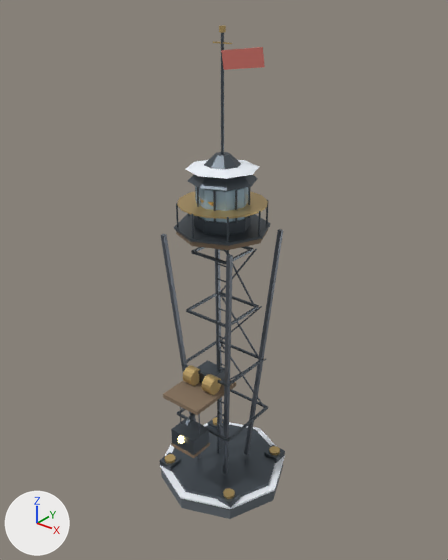
An edit to the glTF model models/beacon.glb, drawn before and after from the same camera.
Rendered twice from a 50 mm camera at (12.23, -15.21, 18.17) aimed at (-0.02, 0.11, 8.67). Every picture has the same lights, and +X, +Y and +Z are marked at lower left. The first picture is the older version. Vertices at exactly the same position are counted once.

In view in the first picture: 'Beacon_Building'.
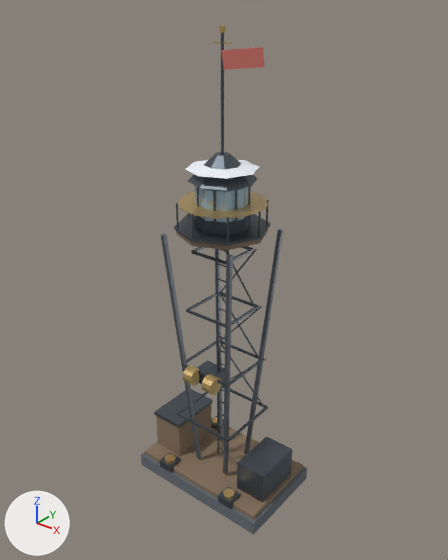
Commit message: feat(models): rebuild 11 1/2/3-slot multi-bay Frostpunk building glb models (v1.8.2)

Boxes (x1, y1, x2, y2) around the edits, measured in the pictures (448 x 560 px; the box of a moved part takes in the faces that stretch with it):
'Beacon_Building', reshaped (33% wider)
    before: (160, 25, 285, 519)
    after: (141, 25, 307, 534)
part 1 of me_柱体, added
    after: (154, 389, 213, 428)
part 2 of me_柱体, added
    after: (237, 436, 292, 503)
part 3 of me_柱体, added (brown)
    after: (145, 418, 303, 520)
part 4 of me_柱体, added (brown)
    after: (156, 404, 212, 456)
part 5 of me_柱体, added
    after: (141, 452, 307, 534)
part 6 of me_柱体, deleted
    before: (161, 407, 283, 519)
part 7 of me_柱体, moved or reshaped
    before: (163, 347, 236, 415)
    after: (182, 347, 224, 395)
part 8 of me_柱体, reshaped
    before: (160, 422, 285, 509)
    after: (160, 447, 233, 509)

Edits to the bpy script that builds the scene:
```text
Change me_柱体:
    used by ob_beacon_building; location = (0.0, 0.0, 0.0)
    remove me_柱体.from_pydata(...)  # 1328 vertices, 2276 faces; spans x -2.5..2.5, y -2.5..2.5, z 0.0..16.9
    add me_柱体.from_pydata(...)  # 1216 vertices, 2068 faces; spans x -2.9..2.9, y -1.8..1.8, z 0.0..16.9
    me_柱体 part 1: a new loose piece, a box spanning x -2.72..-1.38, y -1.05..1.05, z 2.21..2.35, in mat_iron_heavy (dark grey #596169)
    me_柱体 part 2: a new loose piece, a box spanning x 1.4..2.7, y -0.9..1.0, z 0.7..2.0, in mat_iron_heavy (dark grey #596169)
    me_柱体 part 3: a new loose piece, a box spanning x -2.76..2.76, y -1.68..1.68, z 0.55..0.73, in mat_timber_platform (brown #86735d)
    me_柱体 part 4: a new loose piece, a box spanning x -2.7..-1.4, y -1.0..1.0, z 0.7..2.2, in mat_timber_platform (brown #86735d)
    me_柱体 part 5: a new loose piece, a box spanning x -2.88..2.88, y -1.8..1.8, z 0.0..0.55, in mat_cliff_stone (grey #656c73)
    me_柱体 part 6: 8 loose pieces with 88 vertices, spanning x -2.5..2.5, y -2.5..2.5, z 0.0..4.8, are deleted
    me_柱体 part 7: 2 vertices moved from x 0.6, y -1.4..-1.1, z 4.9..5.4 to x 0.2..0.7, y -1.4..-1.2, z 4.9..5.5; 52 vertices removed from x -0.8..0.8, y -2.4..0.0, z 4.0..6.9; 32 vertices added at x -0.7..0.7, y -1.5..0.0, z 4.1..7.0
    me_柱体 part 8: 4 vertices moved within x -1.8..1.8, y -1.8..1.8, z 0.6; 20 vertices removed from x -2.5..2.5, y -2.5..2.5, z 0.5..1.1; 4 vertices added at x -0.2..0.2, y 0.0, z 1.2
    other edits to the shape of me_柱体 do not show in these pictures
```
